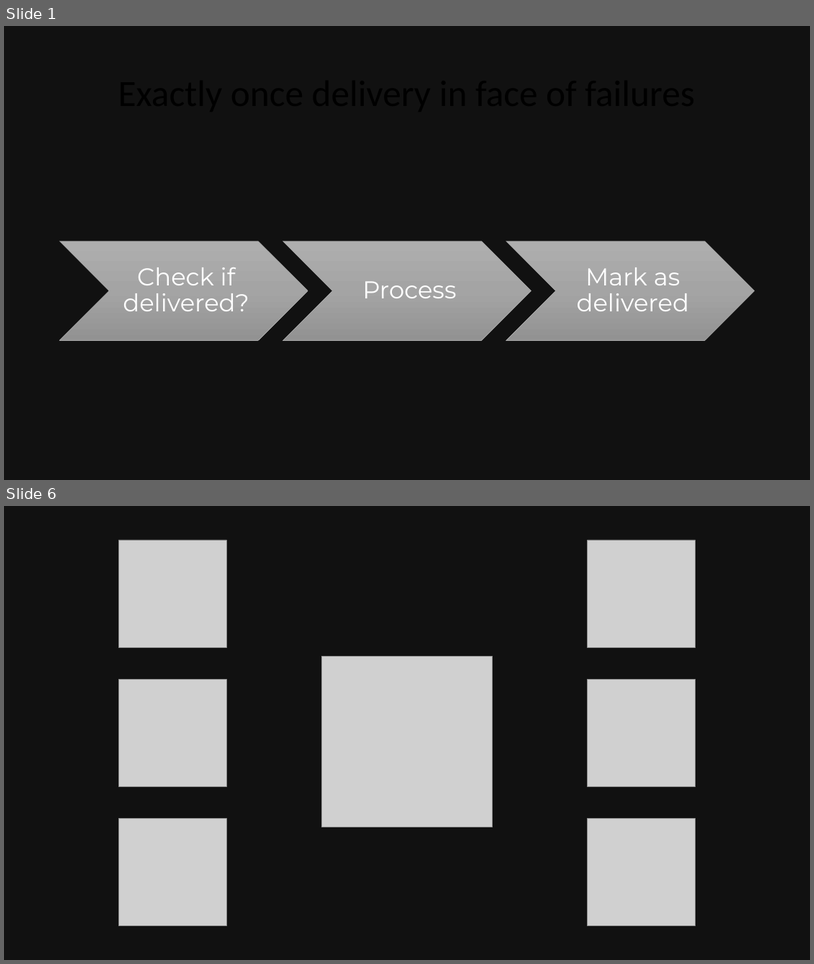
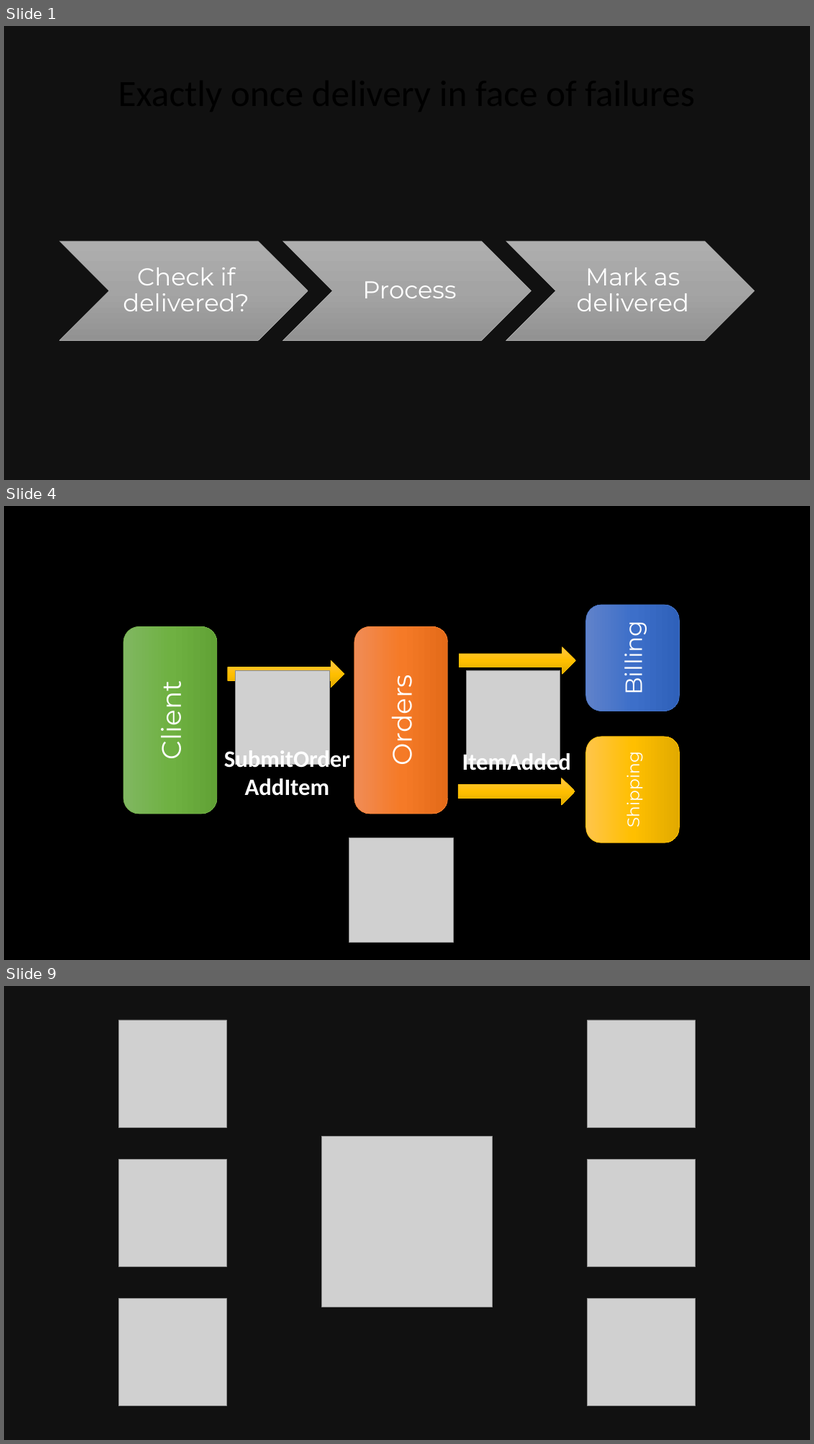
Before and after one commit to SzymonPobiega/IShallSayThisOnlyOnce, a slide deck: docs/images.pptx. Shown one above the other, each under a label of ours: slides 1 and 6 before the commit, slides 1, 4 and 9 after it; the slides between them are not shown. The pictures are 814x964 and 814x1444 pixels, drawn with LibreOffice and Linux fonts; fonts in the diff are those of the drawing; grey boxes stand for pictures. Boxes give left, top, right and bottom in pixels: in the first picture for what was removed or moved away, otherwise in the second. Text is boxed around its words. In the diff, an @@ line names an element or a change of style, - is before the commit and + after.

```diff
--- a/docs/images.pptx
+++ b/docs/images.pptx
@@ slide 4 added at (x1=4, y1=506, x2=810, y2=960), background #000000 @@
@@ rounded rectangle added at (x1=586, y1=605, x2=680, y2=711), fill gradient #6183CB to #3E70CA to #3062BB, outline #4472C4 0.5 pt, 28 pt, text #FFFFFF @@
+Billing
@@ rounded rectangle added at (x1=124, y1=626, x2=217, y2=813), fill gradient #81B861 to #6FB242 to #62A336, outline #70AD47 0.5 pt, 32 pt, text #FFFFFF @@
+Client
@@ rounded rectangle added at (x1=354, y1=626, x2=448, y2=813), fill gradient #F18C57 to #F67B28 to #E56C19, outline #ED7D31 0.5 pt, 32 pt, text #FFFFFF @@
+Orders
@@ right arrow added at (x1=460, y1=647, x2=576, y2=674), fill gradient #FFC64B to #FFC000 to #E3AB00, outline #FFC000 0.5 pt @@
@@ right arrow added at (x1=228, y1=660, x2=345, y2=687), fill gradient #FFC64B to #FFC000 to #E3AB00, outline #FFC000 0.5 pt @@
@@ picture added at (x1=236, y1=670, x2=329, y2=764) @@
@@ picture added at (x1=467, y1=670, x2=561, y2=764) @@
@@ rounded rectangle added at (x1=586, y1=736, x2=680, y2=843), fill gradient #FFC64B to #FFC000 to #E3AB00, outline #FFC000 0.5 pt, 20 pt, text #FFFFFF @@
+Shipping
@@ text added at (x1=224, y1=747, x2=350, y2=795), 28 pt, text #FFFFFF, bold @@
+SubmitOrder
+AddItem
@@ text added at (x1=463, y1=750, x2=571, y2=775), 28 pt, text #FFFFFF, bold @@
+ItemAdded
@@ right arrow added at (x1=459, y1=777, x2=576, y2=804), fill gradient #FFC64B to #FFC000 to #E3AB00, outline #FFC000 0.5 pt @@
@@ picture added at (x1=350, y1=837, x2=453, y2=942) @@
@@ what was slide 6 is now slide 9 @@
```
Also in this commit, not shown: 4 slides changed, 3 other slides added, 23 other files.
